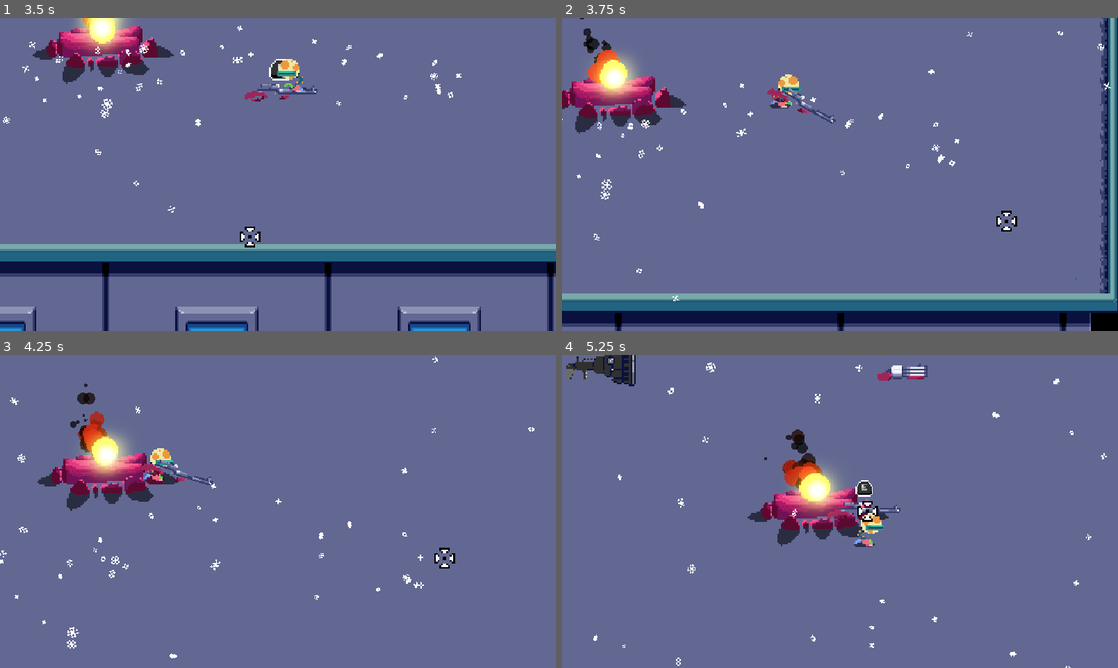
Above: before the commit, frames 1-4 (two rows, left to right).
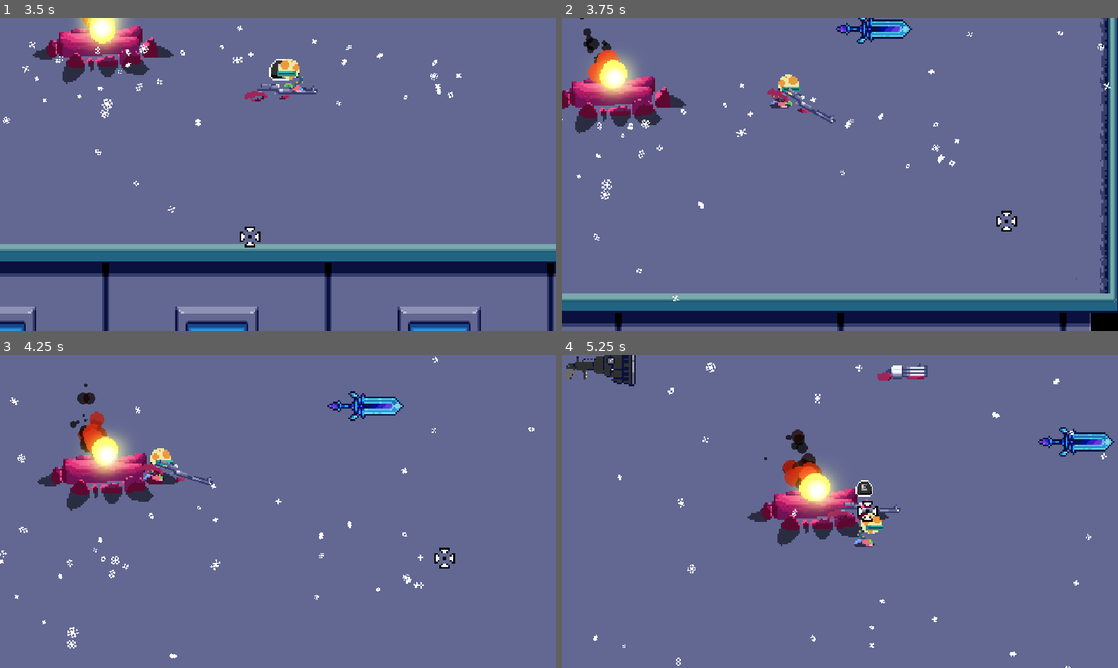
Above: after the commit, the same moments.

Repository: gisotra/protoroguelike
Game: Godot game, scene res://scenes/levels/lobby_room.tscn
Two runs of this game, one before a commit and one after it. Both use one fixed random seed, a clock stepped at 60 frames per second and the inputs below.
Inputs (mouse positions are in pixels of both pictures, inside the frame that each line leads up to):
- Up to frame 1 (3.5 s): move the mouse to (400, 158) at 0.52 s; hold D (move_right) 0.53-1.28 s; hold E (interact) 0.53-1.28 s; move the mouse to (166, 190) at 1.27 s; hold S (move_down) 1.28-2.03 s; right-click (166, 190) at 1.35 s; tap E (interact) at 1.55, 2.3, 2.85 s; move the mouse to (333, 105) at 2.02 s; press the mouse at (333, 105) at 2.03 s; hold D (move_right) 2.03-2.78 s; move the mouse to (250, 237) at 2.77 s; release the mouse at (250, 237) at 2.78 s; hold W (move_up) from 2.78 s (still down)
- Up to frame 2 (3.75 s): move the mouse to (1006, 221) at 3.52 s; release W (move_up) at 3.53 s; hold A (move_left) from 3.53 s (still down); hold E (interact) from 3.53 s (still down); tap Space (switch_weapons) at 3.6 s
- Up to frame 3 (4.25 s): keep holding A (move_left); keep holding E (interact)
- Up to frame 4 (5.25 s): move the mouse to (673, 464) at 4.27 s; release E (interact) at 4.28 s; tap E (interact) at 4.35 s; move the mouse to (867, 511) at 5.02 s; release A (move_left) at 5.03 s; hold S (move_down) from 5.03 s (still down); hold E (interact) from 5.03 s (still down); right-click (867, 511) at 5.1 s

Frame 1 is identical in both runs. In frame 2, 0.6% of the frame differs, in the area x 49-63%, y 0-9%; in frame 3, 0.7%; in frame 4, 0.7%, in the area x 85-100%, y 23-33%.

Commit message:
first steps with swords

Diff:
--- a/components/interaction_component.gd
+++ b/components/interaction_component.gd
@@ -23,7 +23,8 @@
 	pass
 
 func _sprite_setup():
-	sprite_2d = hover_sprite.texture
+	if sprite_2d:
+		sprite_2d.texture = hover_sprite
 
 func _on_body_entered(body):
 	var myTween = create_tween()
--- a/resources/weapons/Pistol.tres
+++ b/resources/guns/Pistol.tres
@@ -1,6 +1,6 @@
 [gd_resource type="Resource" script_class="GunSettings" load_steps=5 format=3 uid="uid://dwucvmt62jsw7"]
 
-[ext_resource type="Script" uid="uid://lq56wytnavvh" path="res://resources/weapons/base/GunSettings.gd" id="1_d1aer"]
+[ext_resource type="Script" uid="uid://lq56wytnavvh" path="res://resources/guns/base/GunSettings.gd" id="1_d1aer"]
 [ext_resource type="Texture2D" uid="uid://c0ruf3huv32kn" path="res://scenes/weapons/guns/visuals/guns_spritesheet.png" id="1_k8khv"]
 
 [sub_resource type="AtlasTexture" id="AtlasTexture_q6tqk"]
--- a/resources/weapons/RocketLauncher.tres
+++ b/resources/guns/RocketLauncher.tres
@@ -1,6 +1,6 @@
 [gd_resource type="Resource" script_class="GunSettings" load_steps=4 format=3 uid="uid://hyw3r6gn4u5y"]
 
-[ext_resource type="Script" uid="uid://lq56wytnavvh" path="res://resources/weapons/base/GunSettings.gd" id="1_gcmwb"]
+[ext_resource type="Script" uid="uid://lq56wytnavvh" path="res://resources/guns/base/GunSettings.gd" id="1_gcmwb"]
 [ext_resource type="Texture2D" uid="uid://c0ruf3huv32kn" path="res://scenes/weapons/guns/visuals/guns_spritesheet.png" id="1_lhsmf"]
 
 [sub_resource type="AtlasTexture" id="AtlasTexture_po802"]
--- a/resources/weapons/SniperRifle.tres
+++ b/resources/guns/SniperRifle.tres
@@ -1,6 +1,6 @@
 [gd_resource type="Resource" script_class="GunSettings" load_steps=5 format=3 uid="uid://ciwrwpk4ay4q8"]
 
-[ext_resource type="Script" uid="uid://lq56wytnavvh" path="res://resources/weapons/base/GunSettings.gd" id="1_dtydt"]
+[ext_resource type="Script" uid="uid://lq56wytnavvh" path="res://resources/guns/base/GunSettings.gd" id="1_dtydt"]
 [ext_resource type="Texture2D" uid="uid://c0ruf3huv32kn" path="res://scenes/weapons/guns/visuals/guns_spritesheet.png" id="1_qthpi"]
 
 [sub_resource type="AtlasTexture" id="AtlasTexture_qkh2w"]
--- a/resources/weapons/TommyGun.tres
+++ b/resources/guns/TommyGun.tres
@@ -1,6 +1,6 @@
 [gd_resource type="Resource" script_class="GunSettings" load_steps=5 format=3 uid="uid://v4st1m4cne38"]
 
-[ext_resource type="Script" uid="uid://lq56wytnavvh" path="res://resources/weapons/base/GunSettings.gd" id="1_4qou4"]
+[ext_resource type="Script" uid="uid://lq56wytnavvh" path="res://resources/guns/base/GunSettings.gd" id="1_4qou4"]
 [ext_resource type="Texture2D" uid="uid://c0ruf3huv32kn" path="res://scenes/weapons/guns/visuals/guns_spritesheet.png" id="1_h6tme"]
 
 [sub_resource type="AtlasTexture" id="AtlasTexture_ivw5h"]
--- a/resources/weapons/TripleShotgun.tres
+++ b/resources/guns/TripleShotgun.tres
@@ -1,7 +1,7 @@
 [gd_resource type="Resource" script_class="GunSettings" load_steps=12 format=3 uid="uid://dnidydwa051lx"]
 
 [ext_resource type="Texture2D" uid="uid://c0ruf3huv32kn" path="res://scenes/weapons/guns/visuals/guns_spritesheet.png" id="1_vkq25"]
-[ext_resource type="Script" uid="uid://lq56wytnavvh" path="res://resources/weapons/base/GunSettings.gd" id="2_m5b33"]
+[ext_resource type="Script" uid="uid://lq56wytnavvh" path="res://resources/guns/base/GunSettings.gd" id="2_m5b33"]
 [ext_resource type="Texture2D" uid="uid://6eyoah04kiod" path="res://scenes/weapons/guns/visuals/muzzleFlash/TripleShotgunMuzzleFlash.png" id="2_vkq25"]
 
 [sub_resource type="AtlasTexture" id="AtlasTexture_2frag"]
--- /dev/null
+++ b/resources/swords/Night_Veil.tres
@@ -0,0 +1,14 @@
+[gd_resource type="Resource" script_class="SwordSettings" load_steps=4 format=3 uid="uid://di5oa2iupmtc8"]
+
+[ext_resource type="Script" uid="uid://hcjoj7k40n5o" path="res://resources/swords/base/SwordSettings.gd" id="1_y58xb"]
+[ext_resource type="Texture2D" uid="uid://dbtlrcmltbwl7" path="res://scenes/weapons/guns/visuals/weapons.png" id="2_acrwt"]
+
+[sub_resource type="AtlasTexture" id="AtlasTexture_loucf"]
+atlas = ExtResource("2_acrwt")
+region = Rect2(105, 8, 44, 17)
+
+[resource]
+script = ExtResource("1_y58xb")
+combo_size = 3
+sword_sprite = SubResource("AtlasTexture_loucf")
+metadata/_custom_type_script = "uid://hcjoj7k40n5o"
--- /dev/null
+++ b/resources/swords/base/SwordSettings.gd
@@ -0,0 +1,11 @@
+extends Resource
+class_name SwordSettings
+
+@export_group("General Settings")
+@export var base_damage: float
+@export var combo_size: int
+
+@export_group("Sword Sprites")
+@export var sword_sprite: Texture2D
+@export var on_hit_effect: Texture2D
+@export var slash: Texture2D
--- a/scenes/levels/lobby_room.tscn
+++ b/scenes/levels/lobby_room.tscn
@@ -16,6 +16,7 @@
 [ext_resource type="PackedScene" uid="uid://btwrq0c6pe32w" path="res://scenes/weapons/guns/sniper_rifle.tscn" id="13_fvktp"]
 [ext_resource type="PackedScene" uid="uid://b6o2515oorlsj" path="res://scenes/weapons/guns/tommy_gun.tscn" id="14_tpf23"]
 [ext_resource type="PackedScene" uid="uid://cnu7q2dmvndkm" path="res://scenes/weapons/guns/triple_shotgun.tscn" id="15_uyl1k"]
+[ext_resource type="PackedScene" uid="uid://cx46k135omu11" path="res://scenes/weapons/swords/night_veil.tscn" id="17_bgurf"]
 
 [sub_resource type="AtlasTexture" id="AtlasTexture_6jy5w"]
 atlas = ExtResource("6_capf1")
@@ -182,6 +183,9 @@
 position = Vector2(2.9999998, 197)
 scale = Vector2(3.3593752, 3.171875)
 
+[node name="Night Veil" parent="." instance=ExtResource("17_bgurf")]
+position = Vector2(149, 98)
+
 [connection signal="body_entered" from="scenary/cinematicArea" to="scenary/cinematicArea" method="_on_body_entered"]
 [connection signal="body_exited" from="scenary/cinematicArea" to="scenary/cinematicArea" method="_on_body_exited"]
 
--- a/scenes/player/weapon_manager.gd
+++ b/scenes/player/weapon_manager.gd
@@ -15,14 +15,12 @@
 	if Input.is_action_just_pressed("switch_weapons"):
 		_switch_weapon()
 
-	print(weapons_in_store)
-
 
 func _ready():
 	if starting_weapon:
 		_pick_up_weapon(starting_weapon.instantiate())
 
-func _pick_up_weapon(weapon: Gun):
+func _pick_up_weapon(weapon: Weapon):
 	if weapon.get_parent():
 		weapon.reparent(self, false)
 	else:
--- a/scenes/weapons/guns/pistol.tscn
+++ b/scenes/weapons/guns/pistol.tscn
@@ -2,7 +2,7 @@
 
 [ext_resource type="PackedScene" uid="uid://dmwlvjfj2fxb1" path="res://scenes/weapons/guns/gun.tscn" id="1_ivc8v"]
 [ext_resource type="PackedScene" uid="uid://cfxs1f1gxk8g3" path="res://scenes/weapons/bullets/bullet_scenes/normal_bullet.tscn" id="2_t1ie7"]
-[ext_resource type="Resource" uid="uid://dwucvmt62jsw7" path="res://resources/weapons/Pistol.tres" id="3_61dc8"]
+[ext_resource type="Resource" uid="uid://dwucvmt62jsw7" path="res://resources/guns/Pistol.tres" id="3_61dc8"]
 [ext_resource type="Texture2D" uid="uid://c0ruf3huv32kn" path="res://scenes/weapons/guns/visuals/guns_spritesheet.png" id="4_red3f"]
 
 [sub_resource type="AtlasTexture" id="AtlasTexture_q6tqk"]
--- a/scenes/weapons/guns/rocket_launcher.tscn
+++ b/scenes/weapons/guns/rocket_launcher.tscn
@@ -2,7 +2,7 @@
 
 [ext_resource type="PackedScene" uid="uid://dmwlvjfj2fxb1" path="res://scenes/weapons/guns/gun.tscn" id="1_bqdnc"]
 [ext_resource type="PackedScene" uid="uid://o5asfugl26g6" path="res://scenes/weapons/bullets/bullet_scenes/rocket_bullet.tscn" id="2_f4qrc"]
-[ext_resource type="Resource" uid="uid://hyw3r6gn4u5y" path="res://resources/weapons/RocketLauncher.tres" id="3_su21n"]
+[ext_resource type="Resource" uid="uid://hyw3r6gn4u5y" path="res://resources/guns/RocketLauncher.tres" id="3_su21n"]
 [ext_resource type="Texture2D" uid="uid://c0ruf3huv32kn" path="res://scenes/weapons/guns/visuals/guns_spritesheet.png" id="4_nsy17"]
 
 [sub_resource type="AtlasTexture" id="AtlasTexture_po802"]
--- a/scenes/weapons/guns/scripts/base/Gun.gd
+++ b/scenes/weapons/guns/scripts/base/Gun.gd
@@ -14,7 +14,6 @@
 @export_group("Preferences")
 @export var editor_anchor_pos: Vector2
 @export var sprite_desired_offset: Vector2
-
 
 # Gun-Related
 @onready var gun_sprite: Sprite2D = $gun_sprite
--- a/scenes/weapons/guns/sniper_rifle.tscn
+++ b/scenes/weapons/guns/sniper_rifle.tscn
@@ -2,7 +2,7 @@
 
 [ext_resource type="PackedScene" uid="uid://dmwlvjfj2fxb1" path="res://scenes/weapons/guns/gun.tscn" id="1_v8t0o"]
 [ext_resource type="PackedScene" uid="uid://of0phgf65t3m" path="res://scenes/weapons/bullets/bullet_scenes/sniper_bullet.tscn" id="2_l43n2"]
-[ext_resource type="Resource" uid="uid://ciwrwpk4ay4q8" path="res://resources/weapons/SniperRifle.tres" id="3_ryvo4"]
+[ext_resource type="Resource" uid="uid://ciwrwpk4ay4q8" path="res://resources/guns/SniperRifle.tres" id="3_ryvo4"]
 [ext_resource type="Texture2D" uid="uid://c0ruf3huv32kn" path="res://scenes/weapons/guns/visuals/guns_spritesheet.png" id="4_231fg"]
 
 [sub_resource type="AtlasTexture" id="AtlasTexture_qkh2w"]
--- a/scenes/weapons/guns/tommy_gun.tscn
+++ b/scenes/weapons/guns/tommy_gun.tscn
@@ -2,7 +2,7 @@
 
 [ext_resource type="PackedScene" uid="uid://dmwlvjfj2fxb1" path="res://scenes/weapons/guns/gun.tscn" id="1_2lcsb"]
 [ext_resource type="PackedScene" uid="uid://cxvmy8b57li2u" path="res://scenes/weapons/bullets/bullet_scenes/tommy_gun_bullet.tscn" id="2_u11m6"]
-[ext_resource type="Resource" uid="uid://v4st1m4cne38" path="res://resources/weapons/TommyGun.tres" id="3_jf0rt"]
+[ext_resource type="Resource" uid="uid://v4st1m4cne38" path="res://resources/guns/TommyGun.tres" id="3_jf0rt"]
 [ext_resource type="Texture2D" uid="uid://c0ruf3huv32kn" path="res://scenes/weapons/guns/visuals/guns_spritesheet.png" id="4_02k4d"]
 
 [sub_resource type="AtlasTexture" id="AtlasTexture_ivw5h"]
--- a/scenes/weapons/guns/triple_shotgun.tscn
+++ b/scenes/weapons/guns/triple_shotgun.tscn
@@ -3,7 +3,7 @@
 [ext_resource type="PackedScene" uid="uid://dmwlvjfj2fxb1" path="res://scenes/weapons/guns/gun.tscn" id="1_ij6u7"]
 [ext_resource type="PackedScene" uid="uid://c2g72ra4gyhy7" path="res://scenes/weapons/bullets/bullet_scenes/shotgun_bullet.tscn" id="2_vhn61"]
 [ext_resource type="Texture2D" uid="uid://c0ruf3huv32kn" path="res://scenes/weapons/guns/visuals/guns_spritesheet.png" id="4_l1xsn"]
-[ext_resource type="Resource" uid="uid://dnidydwa051lx" path="res://resources/weapons/TripleShotgun.tres" id="5_64lt0"]
+[ext_resource type="Resource" uid="uid://dnidydwa051lx" path="res://resources/guns/TripleShotgun.tres" id="5_64lt0"]
 [ext_resource type="Texture2D" uid="uid://6eyoah04kiod" path="res://scenes/weapons/guns/visuals/muzzleFlash/TripleShotgunMuzzleFlash.png" id="7_jup3c"]
 
 [sub_resource type="AtlasTexture" id="AtlasTexture_2frag"]
--- /dev/null
+++ b/scenes/weapons/swords/night_veil.tscn
@@ -0,0 +1,20 @@
+[gd_scene load_steps=5 format=3 uid="uid://cx46k135omu11"]
+
+[ext_resource type="PackedScene" uid="uid://cwpryeapp5soo" path="res://scenes/weapons/swords/sword.tscn" id="1_garad"]
+[ext_resource type="Resource" uid="uid://di5oa2iupmtc8" path="res://resources/swords/Night_Veil.tres" id="2_d4xpm"]
+[ext_resource type="Texture2D" uid="uid://dbtlrcmltbwl7" path="res://scenes/weapons/guns/visuals/weapons.png" id="3_bihkw"]
+
+[sub_resource type="AtlasTexture" id="AtlasTexture_loucf"]
+atlas = ExtResource("3_bihkw")
+region = Rect2(105, 8, 44, 17)
+
+[node name="Night Veil" instance=ExtResource("1_garad")]
+swordData = ExtResource("2_d4xpm")
+editor_anchor_pos = Vector2(0, -3)
+sprite_desired_offset = Vector2(30, 0)
+on_floor = true
+
+[node name="Sprite2D" parent="." index="0"]
+texture = SubResource("AtlasTexture_loucf")
+
+[editable path="InteractionComponent"]
--- a/scenes/weapons/swords/scripts/sword.gd
+++ b/scenes/weapons/swords/scripts/sword.gd
@@ -2,44 +2,84 @@
 extends Weapon
 class_name Sword
 
-@export var nomeDaEspada: String
-@export var danoDaEspada: float
-@export var spriteDaEspada: Texture2D:
+@export_group("Sword Configurations")
+@export var swordData: SwordSettings:
 	set(value):
-		spriteDaEspada = value
+		swordData = value
 		_setup_sword()
 
+### Essa variável é responsável por dar o offset preciso de onde ela deve estar deslocada no meu player quando HANDLED
+@export_group("Preferences")
+@export var editor_anchor_pos: Vector2
+@export var sprite_desired_offset: Vector2
+
+# Sword-Related
 @onready var sword_sprite: Sprite2D = $Sprite2D
 @onready var animation_player: AnimationPlayer = $AnimationPlayer
+@onready var interaction_component: InteractionComponent = $InteractionComponent
+
+# Addons
+@onready var camera: Camera2D = get_tree().get_first_node_in_group("Camera") #node global
+@onready var player: CharacterBody2D = get_tree().get_first_node_in_group("Player")
 
 func _ready() -> void:
 	_setup_sword()
-
+	interaction_component.interact = Callable(self, "_on_interact")
 
 # Called every frame. 'delta' is the elapsed time since the previous frame.
 func _process(delta: float) -> void:
 	if Engine.is_editor_hint():
 		return
+	if on_floor == true:
+		current_state = WeaponState.DROP
+
+	# LÓGICA DE CADA ESTADO DA ARMA
+	match current_state:
+### --------------------------------------- ARMA ATIVA NA MÃO DO PLAYER ---------------------------------------
+		WeaponState.HANDLED:
+			_manage_pos()
+### --------------------------------------- ARMA NO CHÃO (pickable) ---------------------------------------
+		WeaponState.DROP:
+			interaction_component.monitoring = true
+			sword_sprite.position = Vector2.ZERO
+### --------------------------------------- ARMA NO INVENTÁRIO (switchable) ---------------------------------------
+		WeaponState.STORED:
+			pass
+
+func _setup_sword():
+	if swordData and sword_sprite:
+		sword_sprite.texture = swordData.sword_sprite
 
 
-func _setup_sword():
-	if sword_sprite:
-		sword_sprite = spriteDaEspada.texture
+func _on_interact():
+	if current_state == WeaponState.DROP:
+		player.weapon_manager._pick_up_weapon(self) #ATRIBUIR MEU NODE DA ARMA (que está no chão) PARA O MEU PLAYER
 
+#  Weapon Class Overrided Methods
+
+func _manage_pos():
+	look_at(get_global_mouse_position())
+
+	# apenas inverte a sprite
+	rotation_degrees = wrap(rotation_degrees, 0, 360)
+	if rotation_degrees > 90 and rotation_degrees < 270:
+		scale.y = -1
+	else:
+		scale.y = 1
 
 #Override
 func _transition_to_handled():
 	on_floor = false
-	#interaction_component.monitoring = false
-	position = Vector2.ZERO
+	interaction_component.monitoring = false
+	position = editor_anchor_pos
 	sword_sprite.show()
-	sword_sprite.position = Vector2.ZERO
+	sword_sprite.position = sprite_desired_offset
 	current_state = WeaponState.HANDLED
 
 #Override
 func _transition_to_drop():
 	on_floor = true
-	#interaction_component.monitoring = false
+	interaction_component.monitoring = false
 	sword_sprite.position = Vector2.ZERO
 	rotation = 0.0
 	scale.y = 1
@@ -49,6 +89,6 @@
 #Override
 func _transition_to_stored():
 	on_floor = false
-	#interaction_component.monitoring = false
+	interaction_component.monitoring = false
 	sword_sprite.hide()
 	current_state = WeaponState.STORED
--- a/scenes/weapons/swords/sword.tscn
+++ b/scenes/weapons/swords/sword.tscn
@@ -1,17 +1,29 @@
-[gd_scene load_steps=3 format=3 uid="uid://cwpryeapp5soo"]
+[gd_scene load_steps=5 format=3 uid="uid://cwpryeapp5soo"]
 
 [ext_resource type="Script" uid="uid://c20jb37gyqxd6" path="res://scenes/weapons/swords/scripts/sword.gd" id="1_26wvk"]
-[ext_resource type="Script" uid="uid://bb7133dhhvmtg" path="res://addons/trail_2d/trail_2d.gd" id="1_l2qqg"]
+[ext_resource type="PackedScene" uid="uid://dahyafqvjnpxn" path="res://components/comp_scenes/interaction_component.tscn" id="3_vsg1r"]
+[ext_resource type="Texture2D" uid="uid://bxm6uynhc06hf" path="res://scenes/UI/keys.png" id="4_tpw2o"]
+
+[sub_resource type="CircleShape2D" id="CircleShape2D_tpw2o"]
+radius = 29.02
 
 [node name="Sword" type="Node2D"]
 script = ExtResource("1_26wvk")
+editor_anchor_pos = null
+sprite_desired_offset = null
 
 [node name="Sprite2D" type="Sprite2D" parent="."]
 
-[node name="Trail2D" type="Line2D" parent="."]
-show_behind_parent = true
-top_level = true
-script = ExtResource("1_l2qqg")
-metadata/_custom_type_script = "uid://bb7133dhhvmtg"
+[node name="AnimationPlayer" type="AnimationPlayer" parent="."]
 
-[node name="AnimationPlayer" type="AnimationPlayer" parent="."]
+[node name="InteractionComponent" parent="." instance=ExtResource("3_vsg1r")]
+hover_sprite = ExtResource("4_tpw2o")
+
+[node name="Sprite2D" parent="InteractionComponent" index="0"]
+texture = ExtResource("4_tpw2o")
+
+[node name="CollisionShape2D" type="CollisionShape2D" parent="InteractionComponent"]
+shape = SubResource("CircleShape2D_tpw2o")
+debug_color = Color(0, 1.0652426, 0.5715328, 0)
+
+[editable path="InteractionComponent"]
Renamed: resources/weapons/base/GunSettings.gd -> resources/guns/base/GunSettings.gd
Renamed: resources/weapons/base/GunSettings.gd.uid -> resources/guns/base/GunSettings.gd.uid
Not shown, added: resources/swords/base/SwordSettings.gd.uid
Not shown: 1 places in scenes/levels/lobby_room.tscn that only renumber resources
